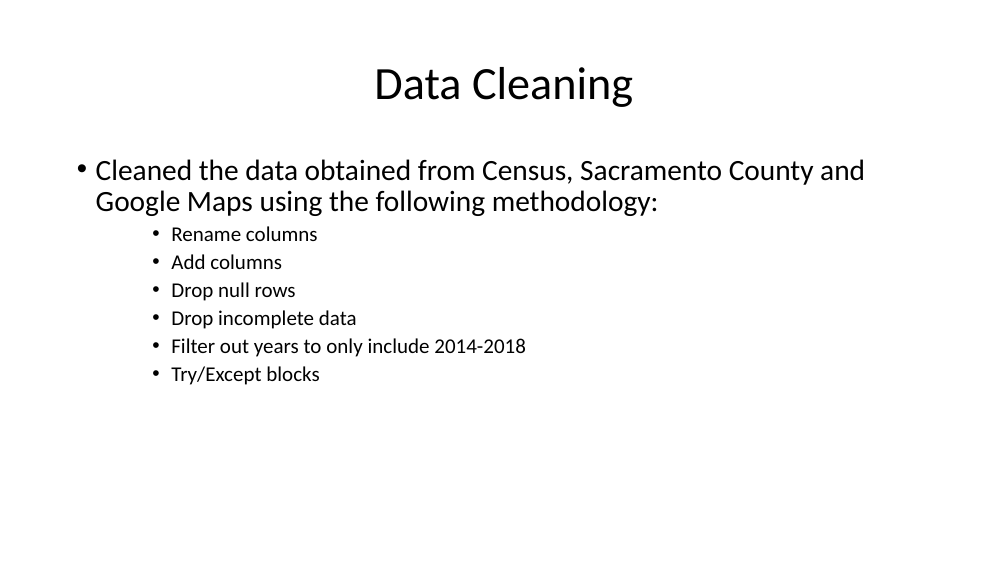
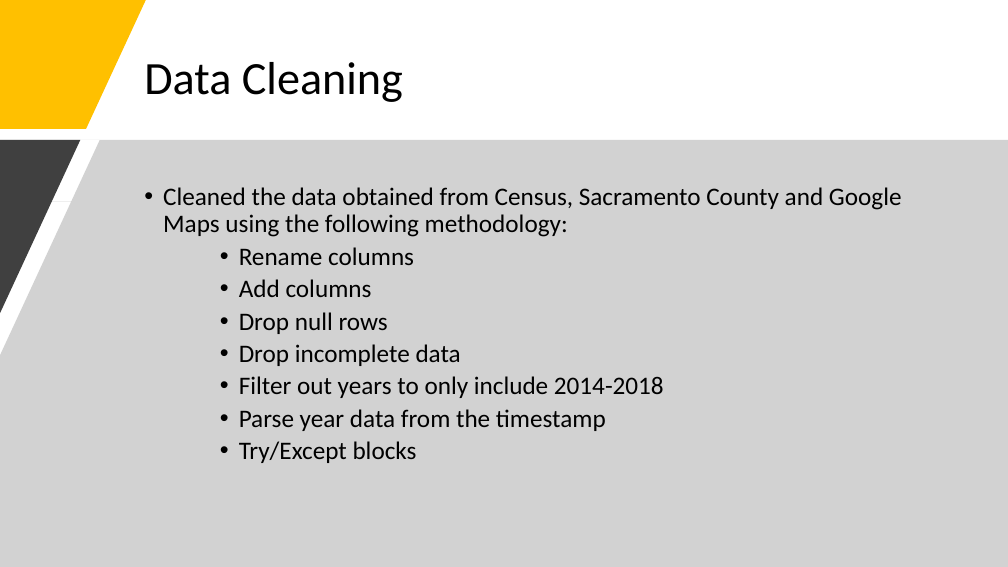
Before and after one commit to sean-galloway/Crime_and_Poverty, a slide deck: slide 3 of Project_1_Presentation.pptx. Drawn at 1008x567 pixels with LibreOffice and Linux fonts; fonts in the diff are those of the drawing. Boxes give left, top, right and bottom in pixels: in the first picture for what was removed or moved away, otherwise in the second. Text is boxed around its words. In the diff, an @@ line names an element or a change of style, - is before the commit and + after.

```diff
--- a/Project_1_Presentation.pptx
+++ b/Project_1_Presentation.pptx
@@ freeform shape added at bbox=[0, 0, 146, 129], fill #FFC000 @@
@@ title "Data Cleaning": place and size @@
-title "Data Cleaning" at bbox=[374, 67, 633, 107]
+title "Data Cleaning" at bbox=[144, 62, 403, 102]
@@ title "Data Cleaning" at bbox=[144, 62, 403, 102]: alignment centre to left @@
@@ freeform shape added at bbox=[0, 140, 1008, 567], fill #A6A6A6 at 50% opacity @@
@@ freeform shape added at bbox=[0, 140, 80, 313], fill #404040 @@
@@ text "Cleaned the data obtained from ...": place and size @@
-text "Cleaned the data obtained from ..." at bbox=[96, 159, 865, 385]
+text "Cleaned the data obtained from ..." at bbox=[163, 187, 902, 463]
@@ text at bbox=[163, 187, 902, 463]: size 28 to 24 pt in "Cleaned the data obtained from Census, Sacramento ..."; size 20 to 24 pt in "Rename columns", "Add columns", "Drop null rows", "Drop incomplete data" and 2 more places @@
@@ text at bbox=[239, 409, 606, 431]: paragraph added @@
+    • Parse year data from the timestamp
```
Also in this commit, not shown: 10 other slides changed, 2 slides added, 2 slides removed, 1 other file.
